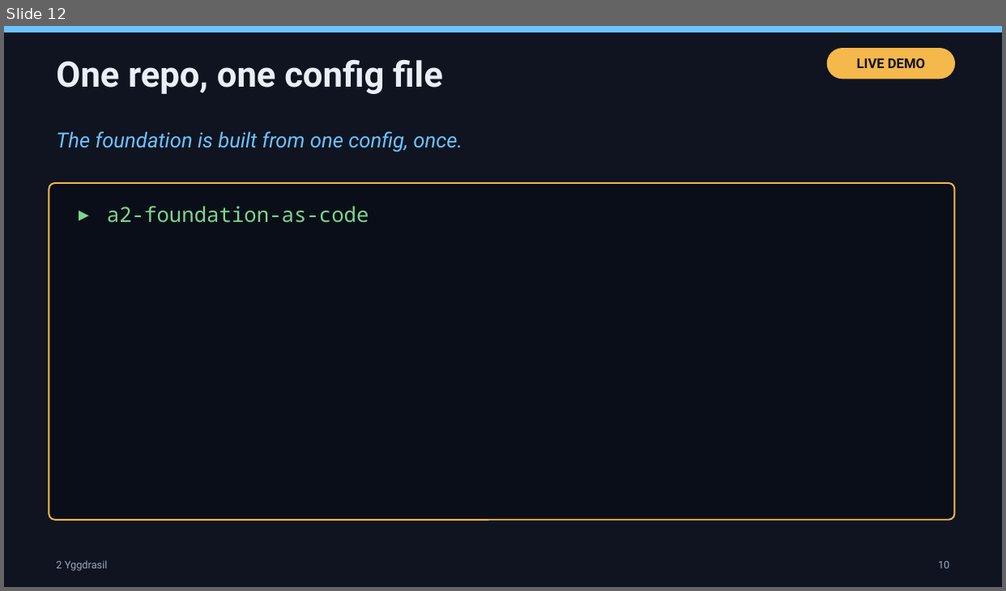
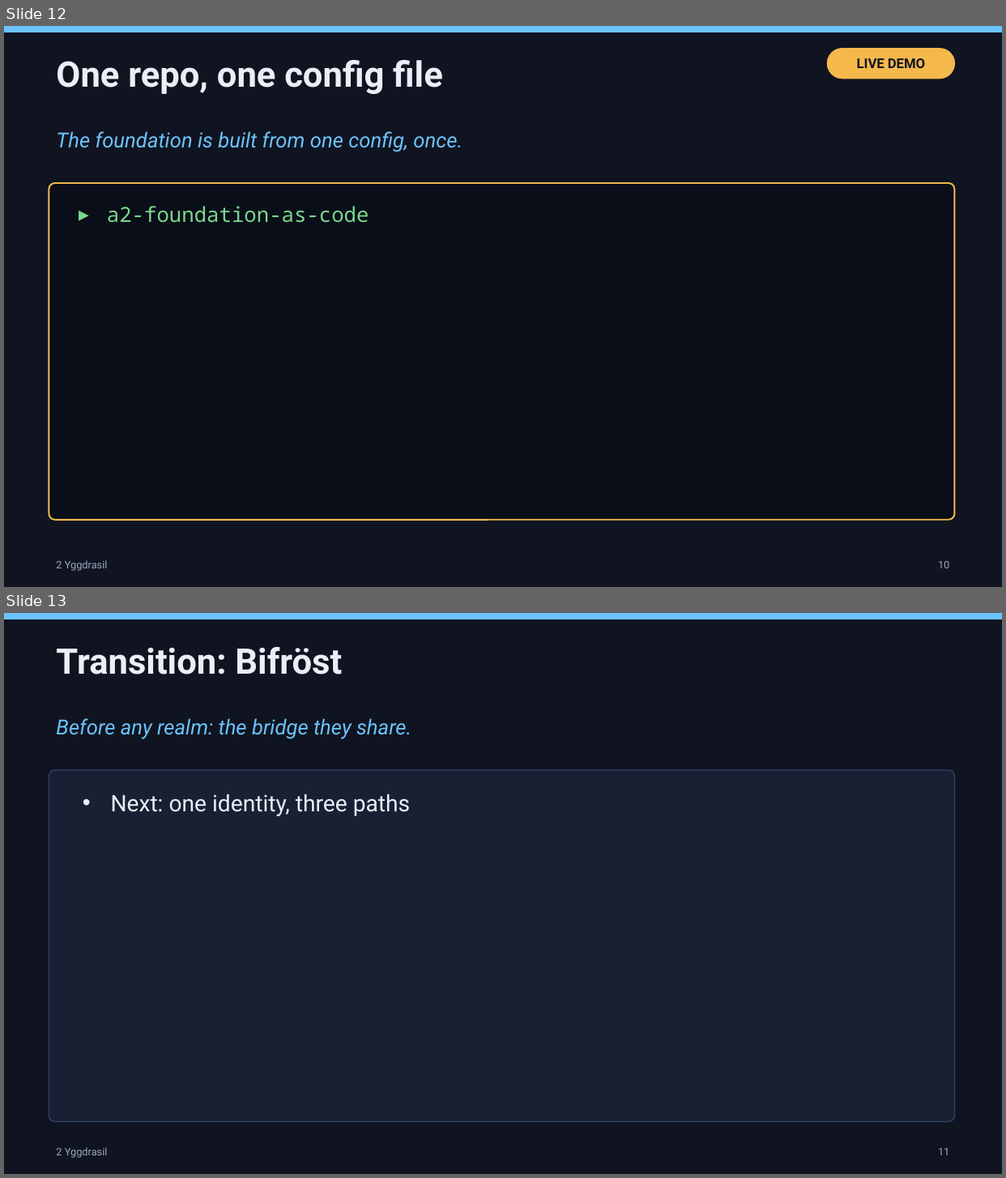
Before and after one commit to thisismydemo/nic2026_avd, a slide deck: presentation/AVD_Anywhere_NIC2026.pptx. Shown one above the other, each under a label of ours: slide 12 before the commit, slides 12 and 13 after it. The pictures are 1006x591 and 1006x1178 pixels, drawn with LibreOffice and Linux fonts; fonts in the diff are those of the drawing. Boxes give left, top, right and bottom in pixels: in the first picture for what was removed or moved away, otherwise in the second. Text is boxed around its words. In the diff, an @@ line names an element or a change of style, - is before the commit and + after.

```diff
--- a/presentation/AVD_Anywhere_NIC2026.pptx
+++ b/presentation/AVD_Anywhere_NIC2026.pptx
@@ slide 13 added at (x1=4, y1=613, x2=1002, y2=1174), background #0F1420 @@
@@ rectangle added at (x1=4, y1=613, x2=1002, y2=619), fill #6CC3FF, outline #6CC3FF 1 pt @@
@@ text added at (x1=56, y1=647, x2=342, y2=675), 34 pt, text #E9EEF7, bold @@
+Transition: Bifröst
@@ text added at (x1=56, y1=718, x2=411, y2=739), 20 pt, text #6CC3FF, italic @@
+Before any realm: the bridge they share.
@@ rounded rectangle added at (x1=49, y1=770, x2=955, y2=1122), fill #182034, outline #33406A 1 pt @@
@@ text added at (x1=111, y1=794, x2=410, y2=816), 22 pt, text #E9EEF7 @@
+• Next: one identity, three paths
@@ text added at (x1=56, y1=1148, x2=108, y2=1158), 10 pt, text #9AA7BD @@
+2 Yggdrasil
@@ text added at (x1=938, y1=1148, x2=949, y2=1156), 10 pt, text #9AA7BD @@
+11
```
Also in this commit, not shown: 12 slides changed, 1 slide removed.
